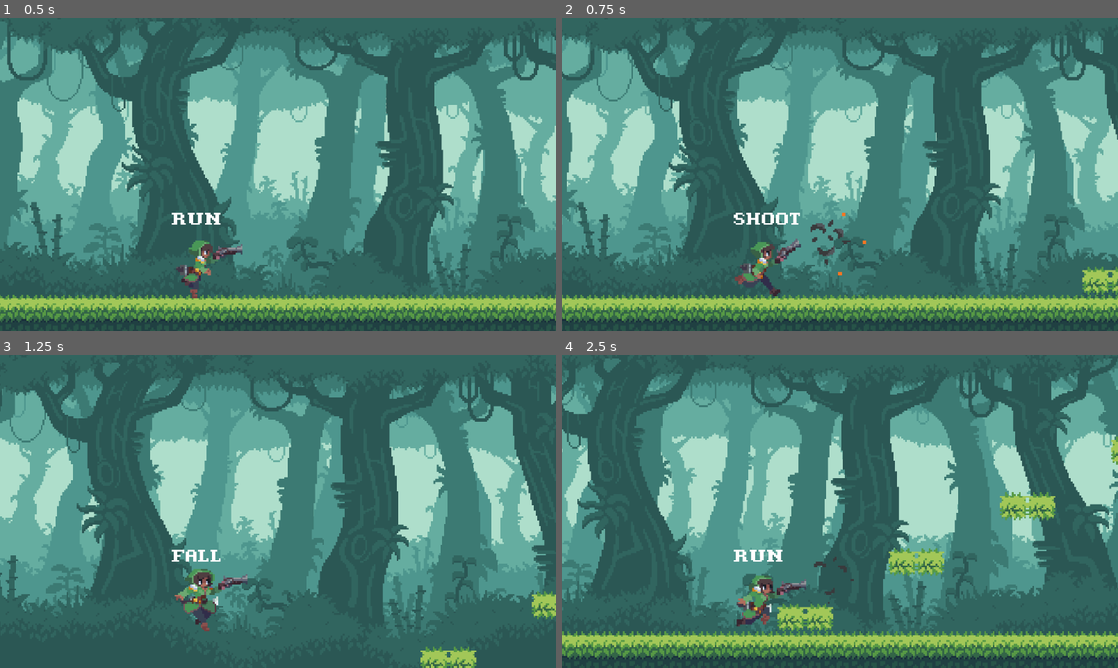
Above: before the commit, frames 1-4 (two rows, left to right).
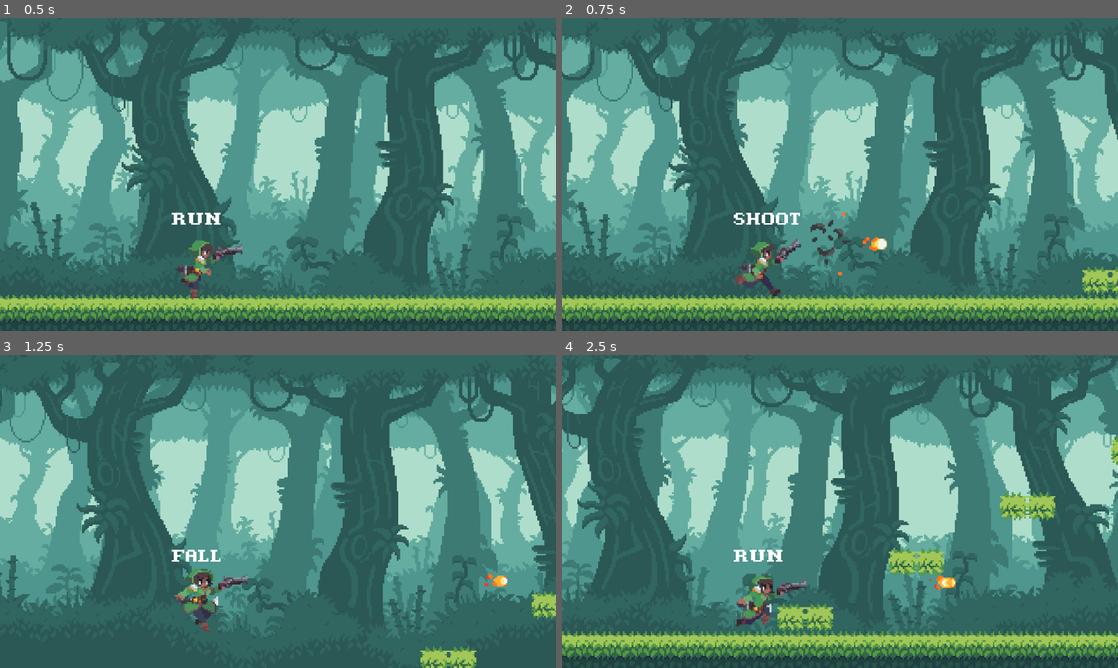
Above: after the commit, the same moments.

Repository: Indieology/SideScroller2D
Game: Godot game, scene res://World/Grass World.tscn
Same seed, same stepped clock (60 frames per second), same inputs: the game is played once before the commit and once after it.
Inputs (mouse positions are in pixels of both pictures, inside the frame that each line leads up to):
- Up to frame 1 (0.5 s): no input
- Up to frame 2 (0.75 s): move the mouse to (962, 158) at 0.52 s; hold Right (ui_right) from 0.53 s (still down); click (962, 158) at 0.6 s
- Up to frame 3 (1.25 s): keep holding Right (ui_right); tap Space (jump) at 0.77 s
- Up to frame 4 (2.5 s): move the mouse to (728, 527) at 1.27 s; tap Down (slide) at 1.35 s; tap Space (jump) at 1.52 s; move the mouse to (895, 442) at 2.02 s; release Right (ui_right) at 2.03 s; hold Left (ui_left) from 2.03 s (still down); click (895, 442) at 2.1 s

Frame 1 is identical in both runs. In frame 2, 0.1% of the frame differs, in the area x 54-59%, y 70-75%; in frame 3, 0.1%; in frame 4, 0.2%, in the area x 45-71%, y 64-80%.

Commit message:
Spawn bullet scene whenever player fires
Created a bullet scene with a looping animation. When the bullet collides with anything or the timer finishes, the bullet creates an explosion effect. Automatically spawns bullet whenever player fires.

Diff:
--- /dev/null
+++ b/Player/Bullet.gd
@@ -0,0 +1,18 @@
+extends Node2D
+
+@export var BULLET_SPEED = 300
+
+func _ready():
+	$AnimatedSprite2D.play("Bullet")
+	$LifetimeTimer.start()
+
+func _process(delta):
+	if $LifetimeTimer.is_stopped():
+		$AnimatedSprite2D.play("Explosion")
+	position.x = position.x + 3.5
+
+func _on_area_entered(area):
+	$AnimatedSprite2D.play("Explosion")
+
+func _on_animated_sprite_2d_animation_finished():
+	queue_free()
--- a/Player/Player.gd
+++ b/Player/Player.gd
@@ -162,6 +162,8 @@
 func fire_bullet():
 	$BulletSpawn/ShootEffect.visible = true
 	$BulletSpawn/ShootEffect.play("Shoot")
-
+	var bullet = preload("res://Player/bullet.tscn").instantiate()
+	$BulletSpawn.add_child(bullet)
+	$BulletSpawn.move_child(bullet, 0)
 func _on_shoot_effect_animation_finished():
 	$BulletSpawn/ShootEffect.visible = false
--- a/Player/Player.tscn
+++ b/Player/Player.tscn
@@ -77,7 +77,7 @@
 }],
 "loop": false,
 "name": &"Shoot",
-"speed": 10.0
+"speed": 14.0
 }]
 
 [sub_resource type="SpriteFrames" id="SpriteFrames_wgebr"]
--- /dev/null
+++ b/Player/bullet.tscn
@@ -0,0 +1,76 @@
+[gd_scene load_steps=13 format=3 uid="uid://0kc34e1uw7vc"]
+
+[ext_resource type="Script" path="res://Player/Bullet.gd" id="1_pvmj8"]
+[ext_resource type="Texture2D" uid="uid://beite0yo26gr6" path="res://Assets/Effects/Bullet 2/Bulet-2_1.png" id="2_jqnnw"]
+[ext_resource type="Texture2D" uid="uid://2vkyxl7phqa4" path="res://Assets/Effects/Bullet 2/Bulet-2_2.png" id="3_ryqgi"]
+[ext_resource type="Texture2D" uid="uid://bt8qgsqlduu4s" path="res://Assets/Effects/Bullet 2/Bulet-2_3.png" id="4_2x1gh"]
+[ext_resource type="Texture2D" uid="uid://cdewg3udvp41n" path="res://Assets/Effects/Impact 2/Impact-2_1.png" id="5_ip7l5"]
+[ext_resource type="Texture2D" uid="uid://bp6jcn02ibmep" path="res://Assets/Effects/Impact 2/Impact-2_2.png" id="6_3632x"]
+[ext_resource type="Texture2D" uid="uid://o1xn05wnade2" path="res://Assets/Effects/Impact 2/Impact-2_3.png" id="7_w38vi"]
+[ext_resource type="Texture2D" uid="uid://0fvuiwyc018o" path="res://Assets/Effects/Impact 2/Impact-2_4.png" id="8_tt1b6"]
+[ext_resource type="Texture2D" uid="uid://cjw0731lef0lw" path="res://Assets/Effects/Impact 2/Impact-2_5.png" id="9_f3xq2"]
+[ext_resource type="Texture2D" uid="uid://ny0w7kw7n7v1" path="res://Assets/Effects/Impact 2/Impact-2_6.png" id="10_qmtf5"]
+
+[sub_resource type="SpriteFrames" id="SpriteFrames_rnix5"]
+animations = [{
+"frames": [{
+"duration": 1.0,
+"texture": ExtResource("2_jqnnw")
+}, {
+"duration": 1.0,
+"texture": ExtResource("3_ryqgi")
+}, {
+"duration": 1.0,
+"texture": ExtResource("4_2x1gh")
+}],
+"loop": true,
+"name": &"Bullet",
+"speed": 10.0
+}, {
+"frames": [{
+"duration": 1.0,
+"texture": ExtResource("5_ip7l5")
+}, {
+"duration": 1.0,
+"texture": ExtResource("6_3632x")
+}, {
+"duration": 1.0,
+"texture": ExtResource("7_w38vi")
+}, {
+"duration": 1.0,
+"texture": ExtResource("8_tt1b6")
+}, {
+"duration": 1.0,
+"texture": ExtResource("9_f3xq2")
+}, {
+"duration": 1.0,
+"texture": ExtResource("10_qmtf5")
+}],
+"loop": false,
+"name": &"Explosion",
+"speed": 10.0
+}]
+
+[sub_resource type="CapsuleShape2D" id="CapsuleShape2D_11xtx"]
+radius = 4.0
+height = 16.0
+
+[node name="Bullet" type="Area2D"]
+script = ExtResource("1_pvmj8")
+
+[node name="AnimatedSprite2D" type="AnimatedSprite2D" parent="."]
+position = Vector2(0, -1)
+sprite_frames = SubResource("SpriteFrames_rnix5")
+animation = &"Bullet"
+
+[node name="CollisionShape2D" type="CollisionShape2D" parent="."]
+position = Vector2(-2, 0)
+rotation = 1.5708
+shape = SubResource("CapsuleShape2D_11xtx")
+
+[node name="LifetimeTimer" type="Timer" parent="."]
+wait_time = 3.0
+one_shot = true
+
+[connection signal="area_entered" from="." to="." method="_on_area_entered"]
+[connection signal="animation_finished" from="AnimatedSprite2D" to="." method="_on_animated_sprite_2d_animation_finished"]
